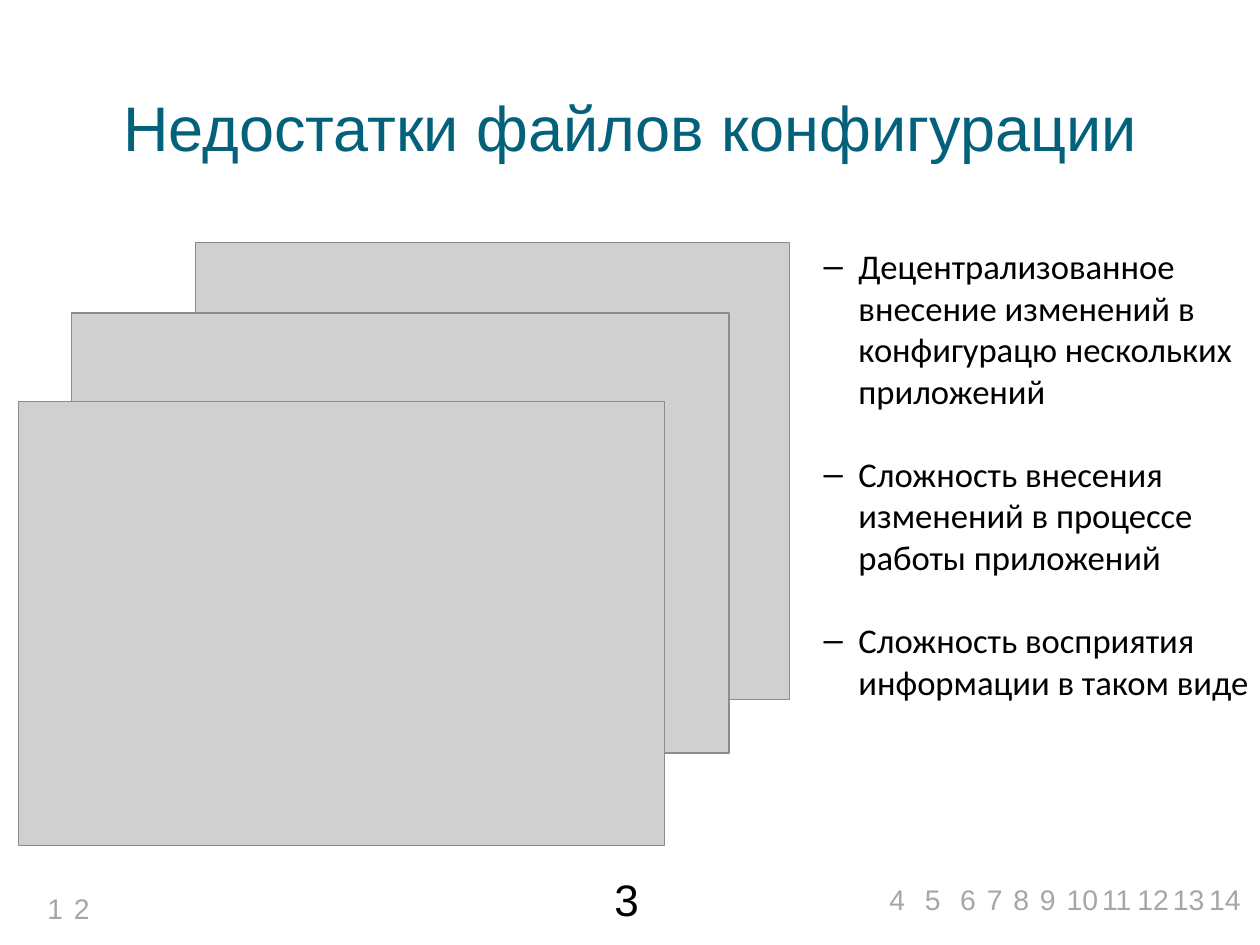
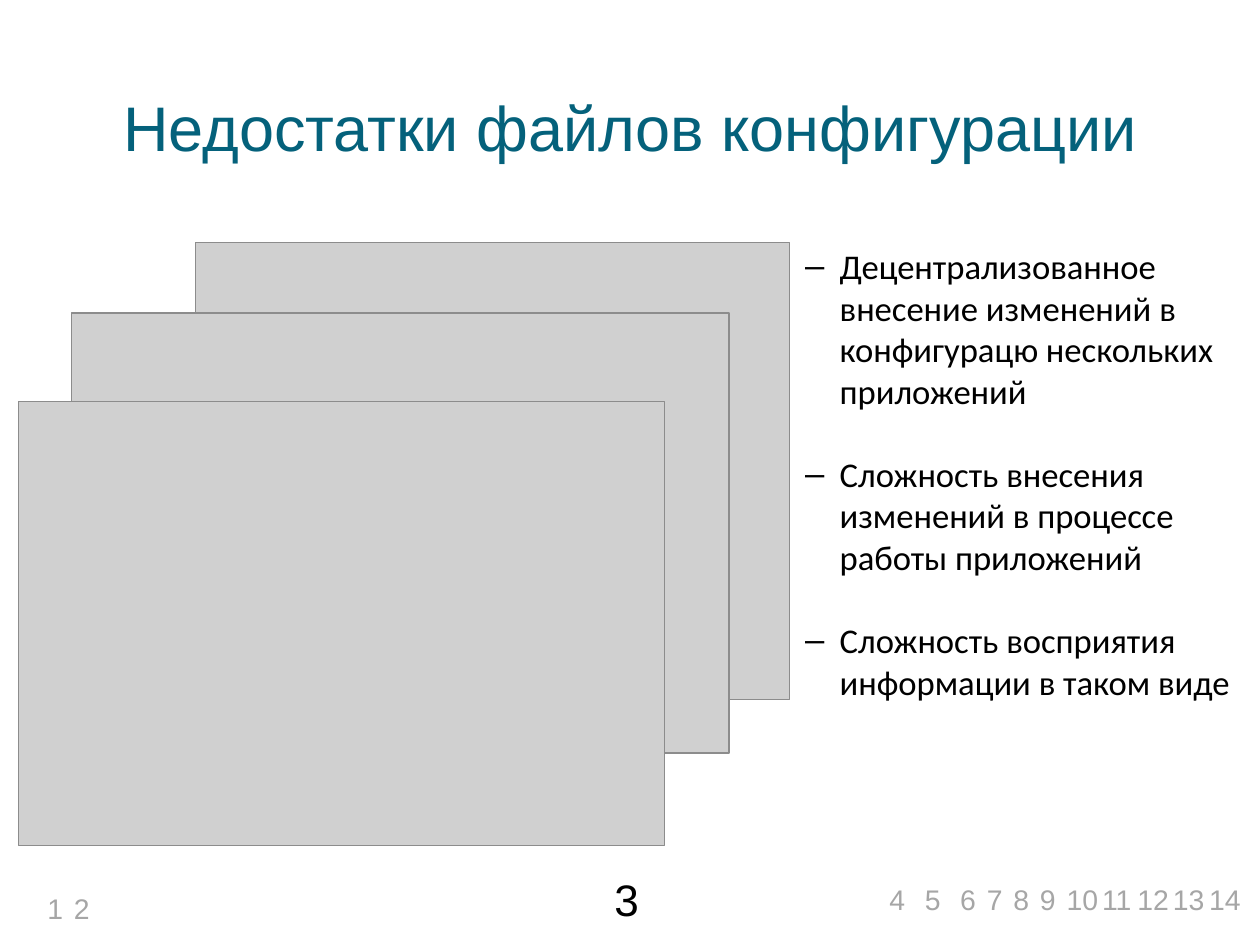
Before and after one commit to bluerain/snoopy, a slide deck: slide 3 of diploma/trunk/ppt/starovoitov.ppt. Drawn at 1260x945 pixels with LibreOffice and Linux fonts; fonts in the diff are those of the drawing; grey boxes stand for pictures; background and template pictures are left out. Boxes give left, top, right and bottom in pixels: in the first picture for what was removed or moved away, otherwise in the second. Text is boxed around its words. In the diff, an @@ line names an element or a change of style, - is before the commit and + after.

Commit message:
update my presentation

```diff
--- a/diploma/trunk/ppt/starovoitov.ppt
+++ b/diploma/trunk/ppt/starovoitov.ppt
@@ text "Децентрализованное внесение изменений в конфигурацю ...": place and size @@
-text "Децентрализованное внесение изменений в конфигурацю ..." at box(858, 256, 1248, 701)
+text "Децентрализованное внесение изменений в конфигурацю ..." at box(840, 256, 1229, 701)
```
Also in this commit, not shown: 2 other slides changed, 2 other files.
